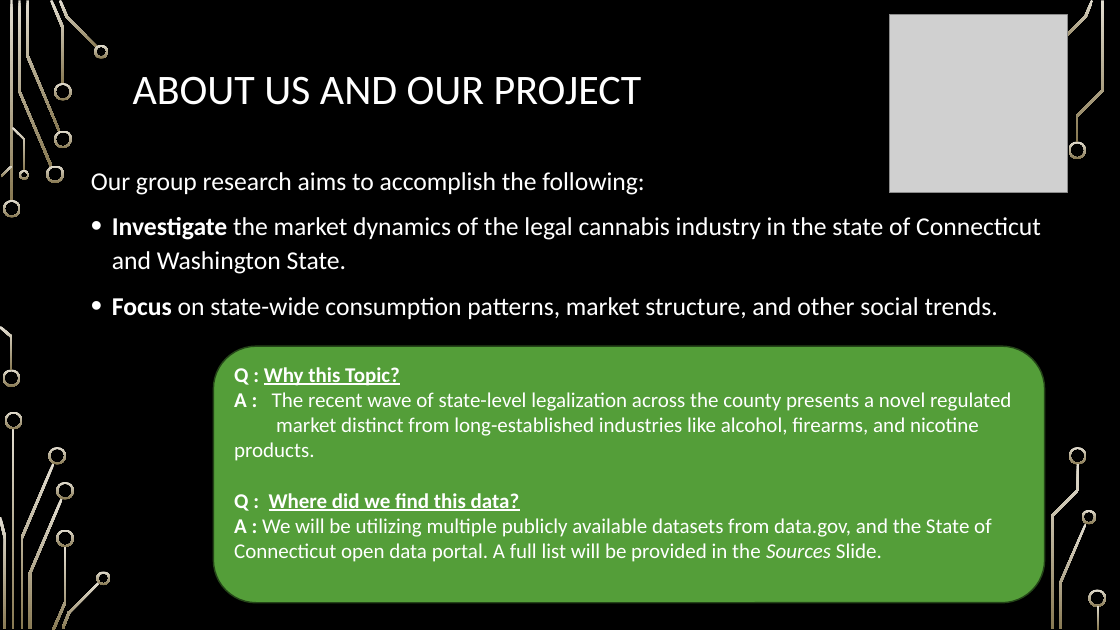
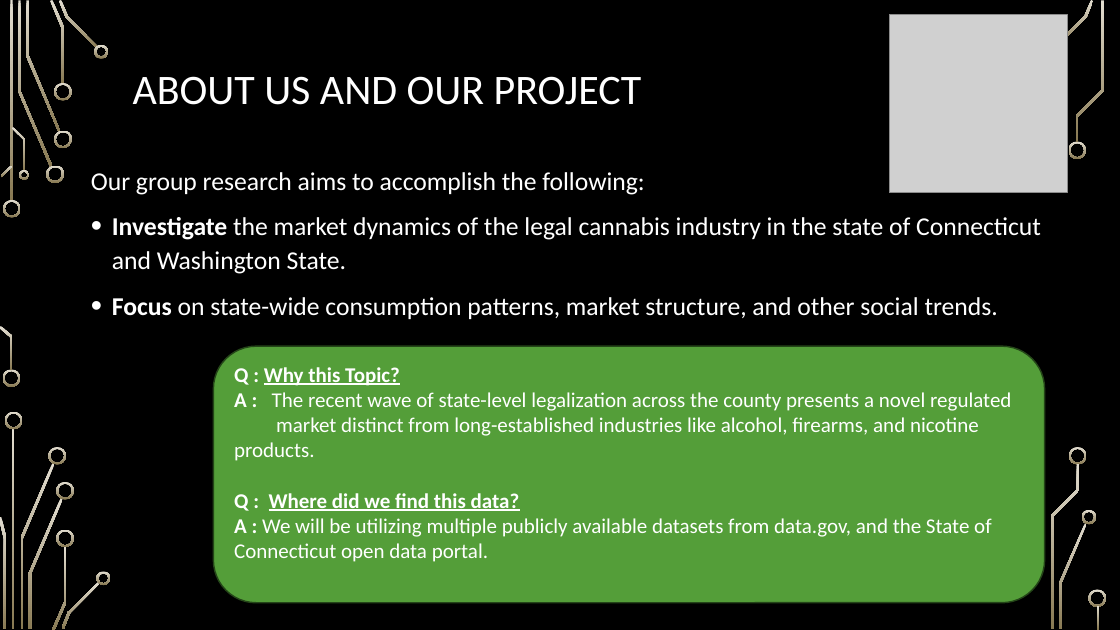
Before and after one commit to nood-leog/CS445-Group, a slide deck: slide 2 of Final Presentation Slides.pptx. Drawn at 1120x630 pixels with LibreOffice and Linux fonts; fonts in the diff are those of the drawing; grey boxes stand for pictures; background and template pictures are left out. Boxes give left, top, right and bottom in pixels: in the first picture for what was removed or moved away, otherwise in the second. Text is boxed around its words. In the diff, an @@ line names an element or a change of style, - is before the commit and + after.

```diff
--- a/Final Presentation Slides.pptx
+++ b/Final Presentation Slides.pptx
@@ text in rounded rectangle at (234, 518, 991, 562): text changed @@
-A : We will be utilizing multiple publicly available datasets from data.gov, and the State of Connecticut open data portal. A full list will be provided in the Sources Slide.
+A : We will be utilizing multiple publicly available datasets from data.gov, and the State of Connecticut open data portal.
```
Also in this commit, not shown: 17 other slides changed, 1 slide added.
